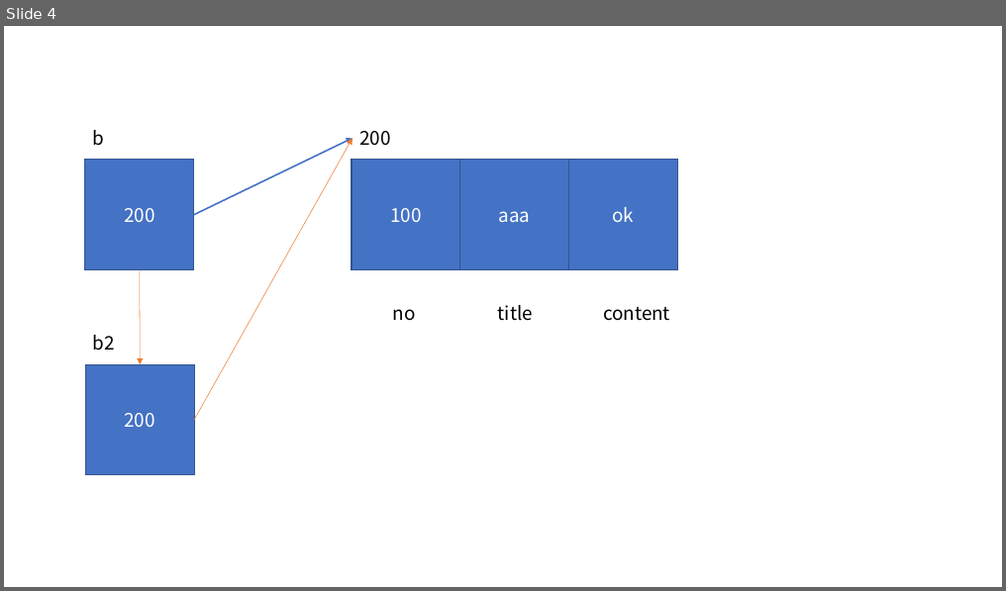
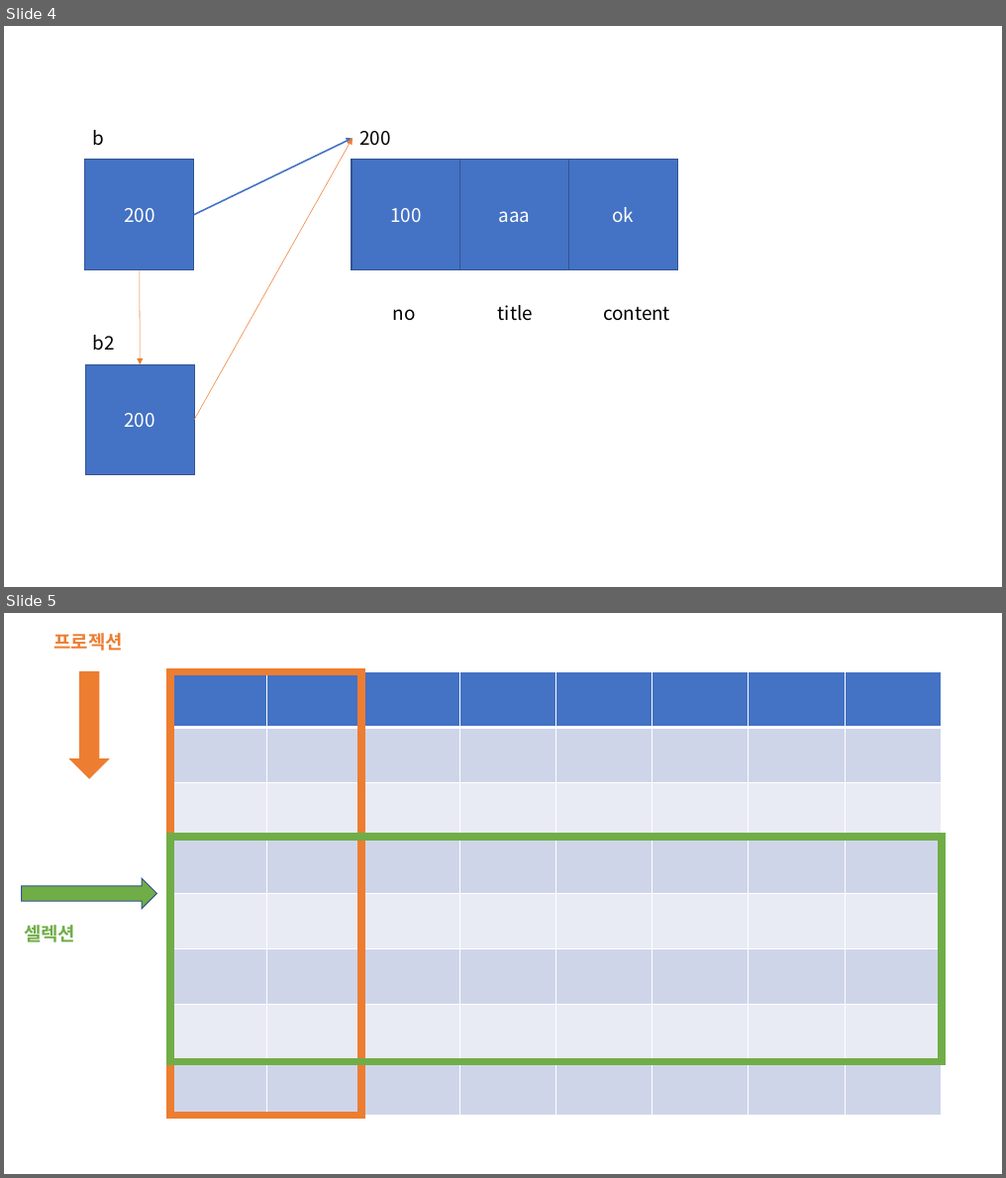
Before and after one commit to Dingadung/2022-study-workspace, a slide deck: study-note/2022-07-15 내용정리.pptx. Shown one above the other, each under a label of ours: slide 4 before the commit, slides 4 and 5 after it. The pictures are 1006x591 and 1006x1178 pixels, drawn with LibreOffice and Linux fonts; fonts in the diff are those of the drawing. Boxes give left, top, right and bottom in pixels: in the first picture for what was removed or moved away, otherwise in the second. Text is boxed around its words. In the diff, an @@ line names an element or a change of style, - is before the commit and + after.

```diff
--- a/study-note/2022-07-15 내용정리.pptx
+++ b/study-note/2022-07-15 내용정리.pptx
@@ slide 5 added at (x1=4, y1=613, x2=1002, y2=1174), background #FFFFFF @@
@@ text added at (x1=54, y1=633, x2=123, y2=651), 18 pt, text #ED7D31, bold @@
+프로젝션
@@ down arrow added at (x1=70, y1=672, x2=108, y2=778), fill #ED7D31, outline #ED7D31 1 pt @@
@@ table added at (x1=170, y1=672, x2=943, y2=1116), 8 rows, 8 columns @@
+ |  |  |  |  |  |  | 
+ |  |  |  |  |  |  | 
+ |  |  |  |  |  |  | 
+ |  |  |  |  |  |  | 
+ |  |  |  |  |  |  | 
+ |  |  |  |  |  |  | 
+ |  |  |  |  |  |  | 
+ |  |  |  |  |  |  | 
@@ rectangle added at (x1=170, y1=672, x2=361, y2=1116), outline #ED7D31 7.25 pt @@
@@ rectangle added at (x1=170, y1=837, x2=942, y2=1061), outline #70AD47 7.25 pt @@
@@ right arrow added at (x1=21, y1=878, x2=156, y2=909), fill #70AD47, outline #325491 1 pt @@
@@ text added at (x1=24, y1=925, x2=75, y2=943), 18 pt, text #70AD47, bold @@
+셀렉션
```
